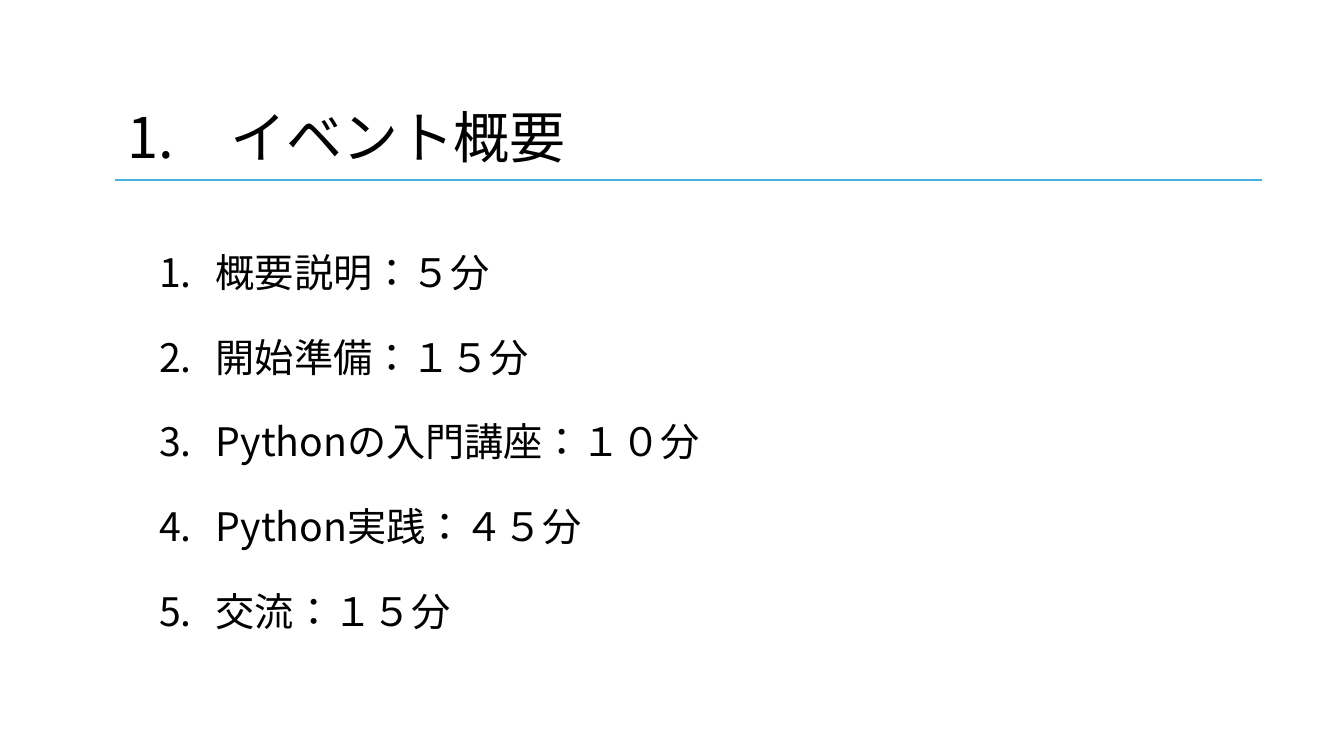
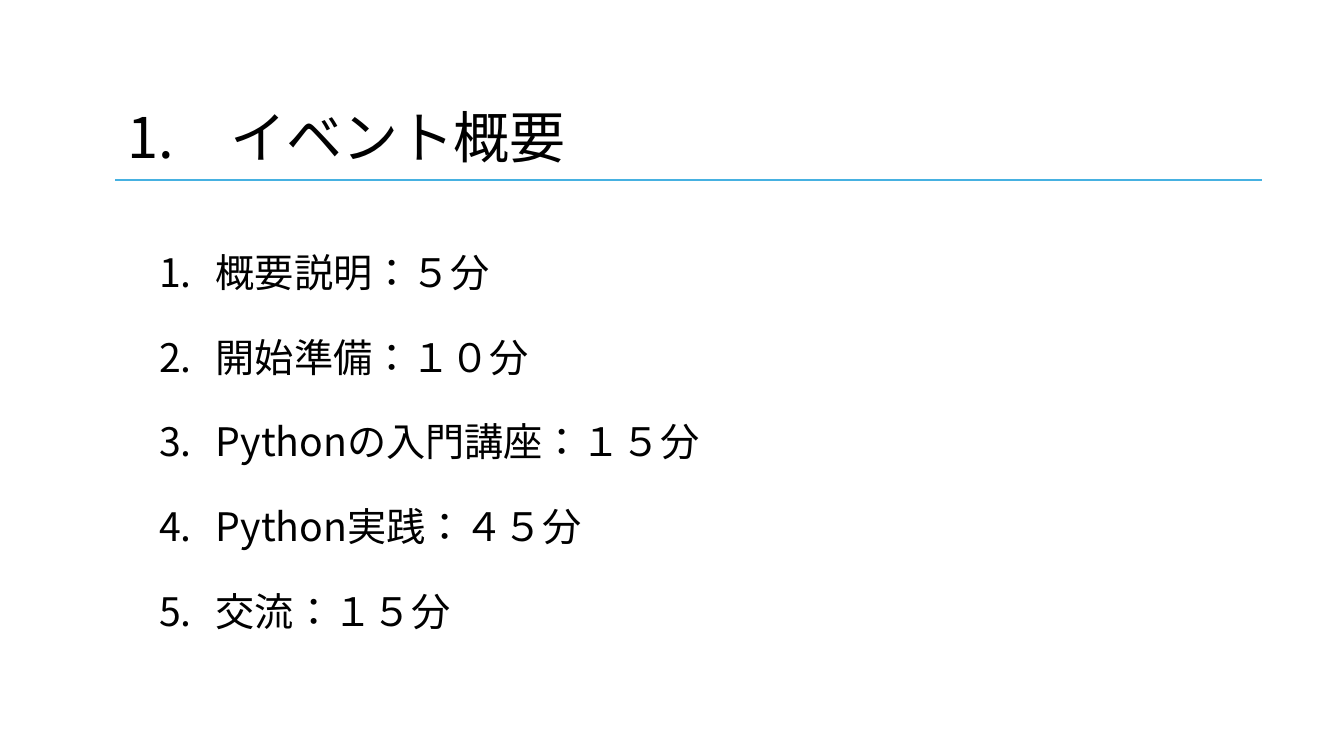
Before and after one commit to AppLii/applii-welcom-event, a slide deck: slide 2 of 2-python/Python体験会.pptx. Drawn at 1344x756 pixels with LibreOffice and Linux fonts; fonts in the diff are those of the drawing. Boxes give left, top, right and bottom in pixels: in the first picture for what was removed or moved away, otherwise in the second. Text is boxed around its words. In the diff, an @@ line names an element or a change of style, - is before the commit and + after.

```diff
--- a/2-python/Python体験会.pptx
+++ b/2-python/Python体験会.pptx
@@ text at bbox=[216, 339, 700, 465]: text changed @@
-2. 開始準備：１５分
-3. Pythonの入門講座：１０分
+2. 開始準備：１０分
+3. Pythonの入門講座：１５分
```
Also in this commit, not shown: 2 other slides changed, 1 other file.
